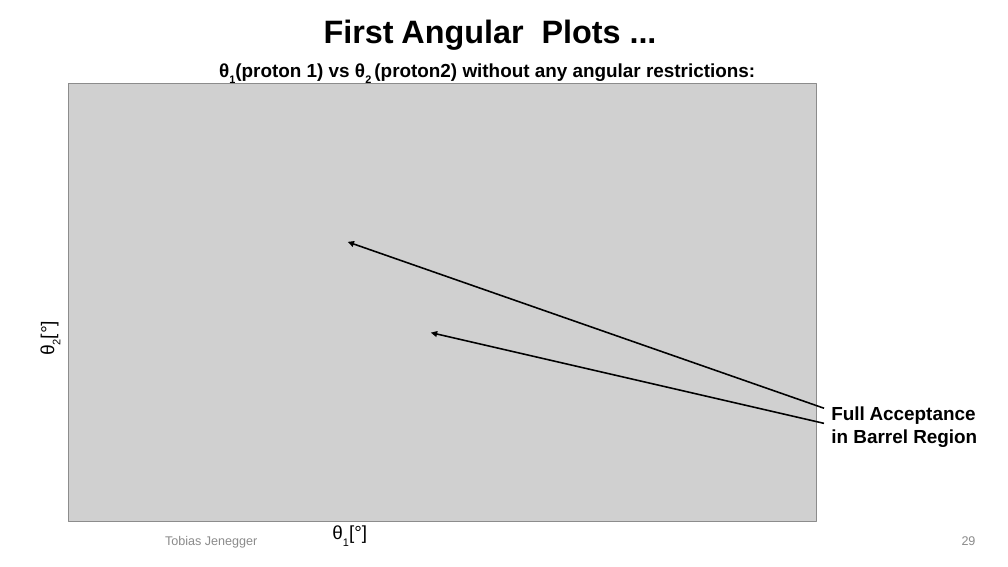
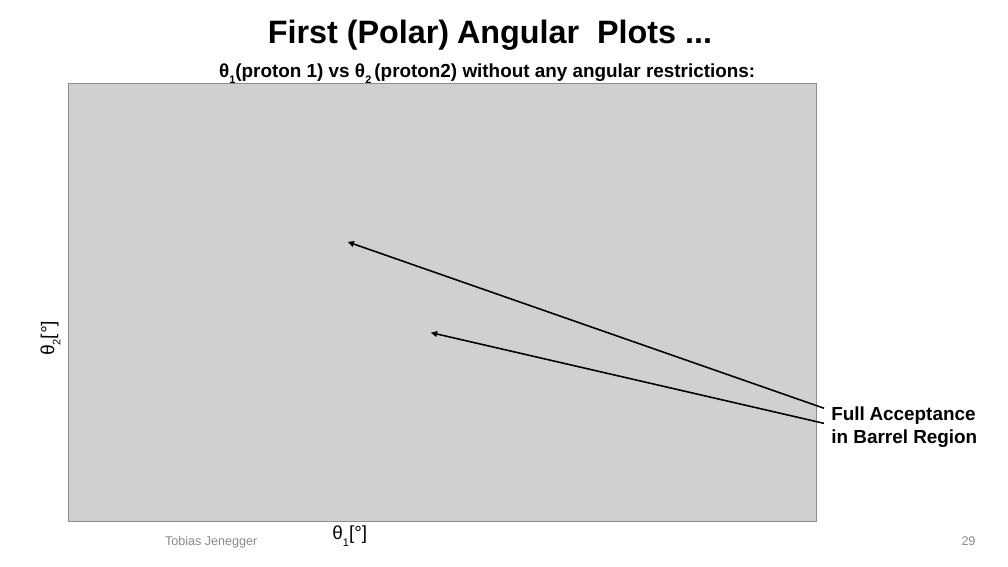
Before and after one commit to jenegger/2021_psi_pres, a slide deck: slide 29 of analysis.odp. Drawn at 1008x567 pixels with LibreOffice and Linux fonts; fonts in the diff are those of the drawing; grey boxes stand for pictures; background and template pictures are left out. Boxes give left, top, right and bottom in pixels: in the first picture for what was removed or moved away, otherwise in the second. Text is boxed around its words. In the diff, an @@ line names an element or a change of style, - is before the commit and + after.

Commit message:
only src plots to be added

```diff
--- a/analysis.odp
+++ b/analysis.odp
@@ title at (x1=268, y1=19, x2=676, y2=49): text changed @@
-First Angular Plots ...
+First (Polar) Angular Plots ...
```
Also in this commit, not shown: 10 other slides changed, 1 slide added, 1 slide removed, 2 other files.
